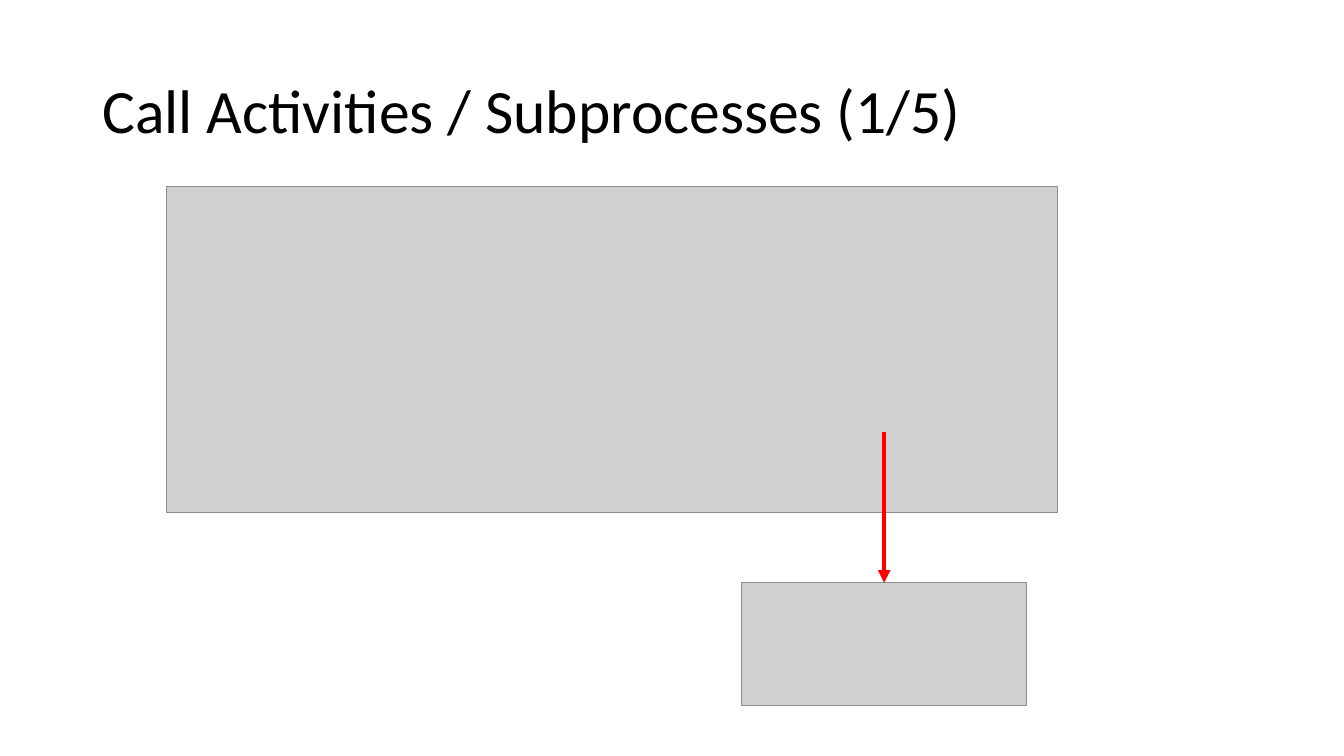
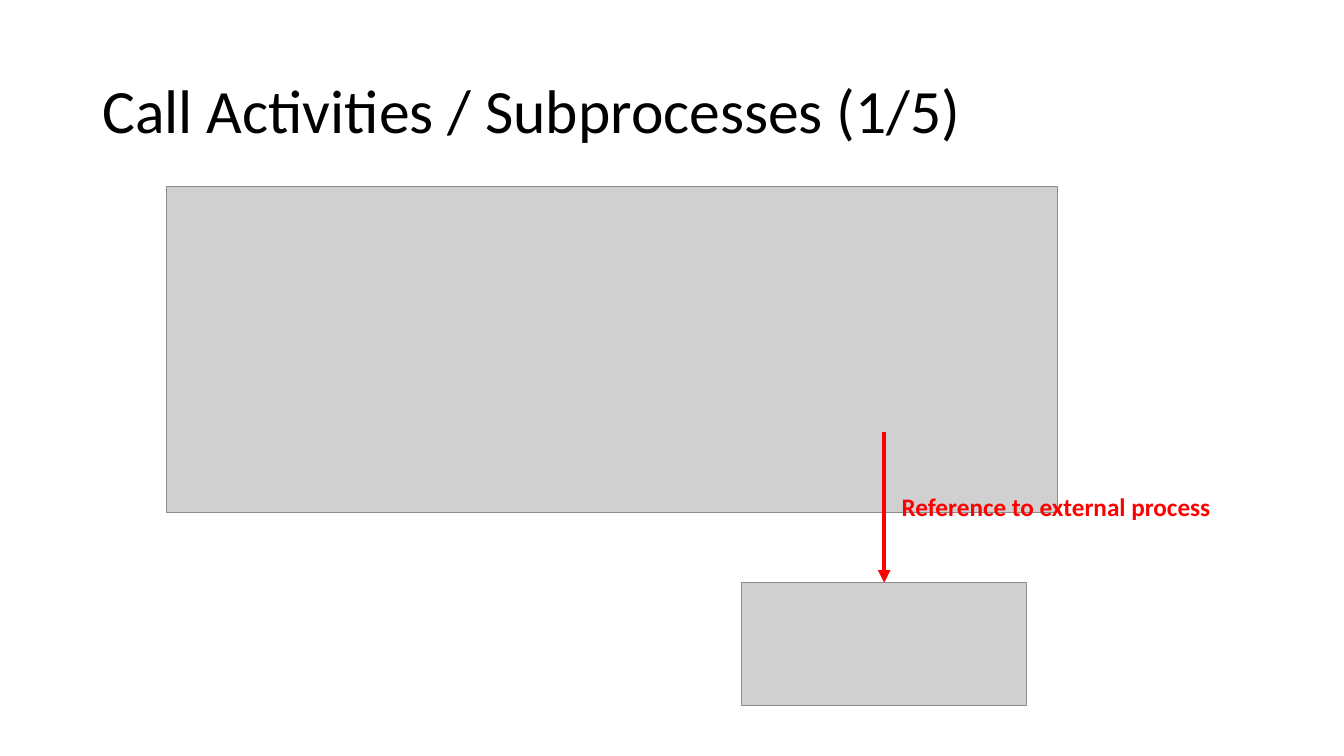
Before and after one commit to nkilchenmann/niks-flowable-demo, a slide deck: slide 16 of flowable-demo/src/main/resources/devsupport/Flowable_Demo.pptx (slide 13 before the commit). Drawn at 1344x756 pixels with LibreOffice and Linux fonts; fonts in the diff are those of the drawing; grey boxes stand for pictures. Boxes give left, top, right and bottom in pixels: in the first picture for what was removed or moved away, otherwise in the second. Text is boxed around its words. In the diff, an @@ line names an element or a change of style, - is before the commit and + after.

```diff
--- a/flowable-demo/src/main/resources/devsupport/Flowable_Demo.pptx
+++ b/flowable-demo/src/main/resources/devsupport/Flowable_Demo.pptx
@@ text added at (x1=902, y1=496, x2=1210, y2=523), 18 pt, text #FF0000, bold @@
+Reference to external process
```
Also in this commit, not shown: 1 other slide changed, 4 other files.
